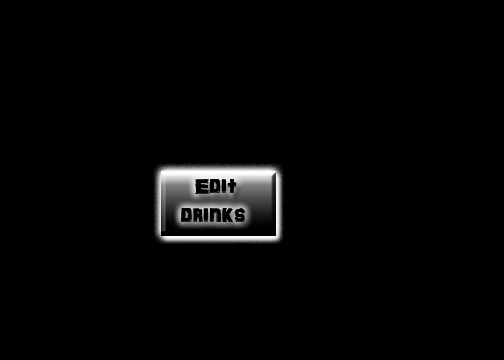
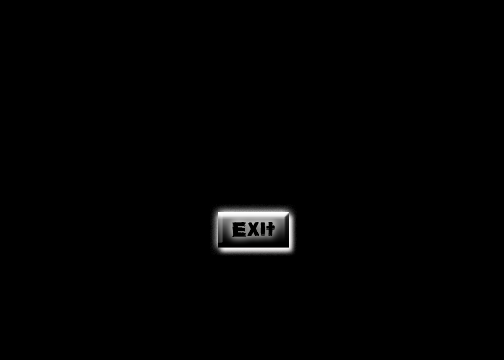
Before/after of a w=504, h=360 layered artwork. What changed in the layer stack:
hid "Edit drinks copy" over [181, 179, 245, 222]
hid "Edit drinks" over [153, 163, 284, 244]
hid "Shape 1 copy 6" over [161, 171, 276, 236]
added layer "Exit" (1st of 2) above "Shape 1 copy 3" over [210, 204, 297, 256]
